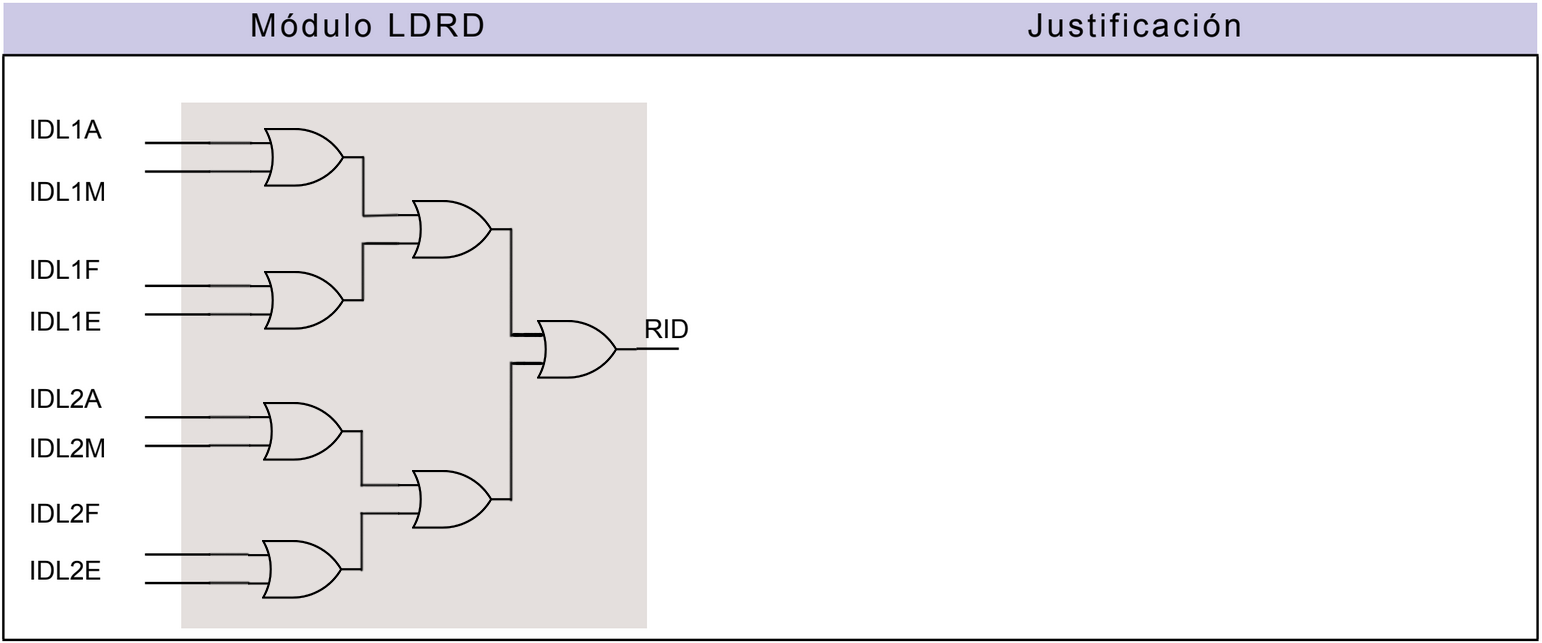
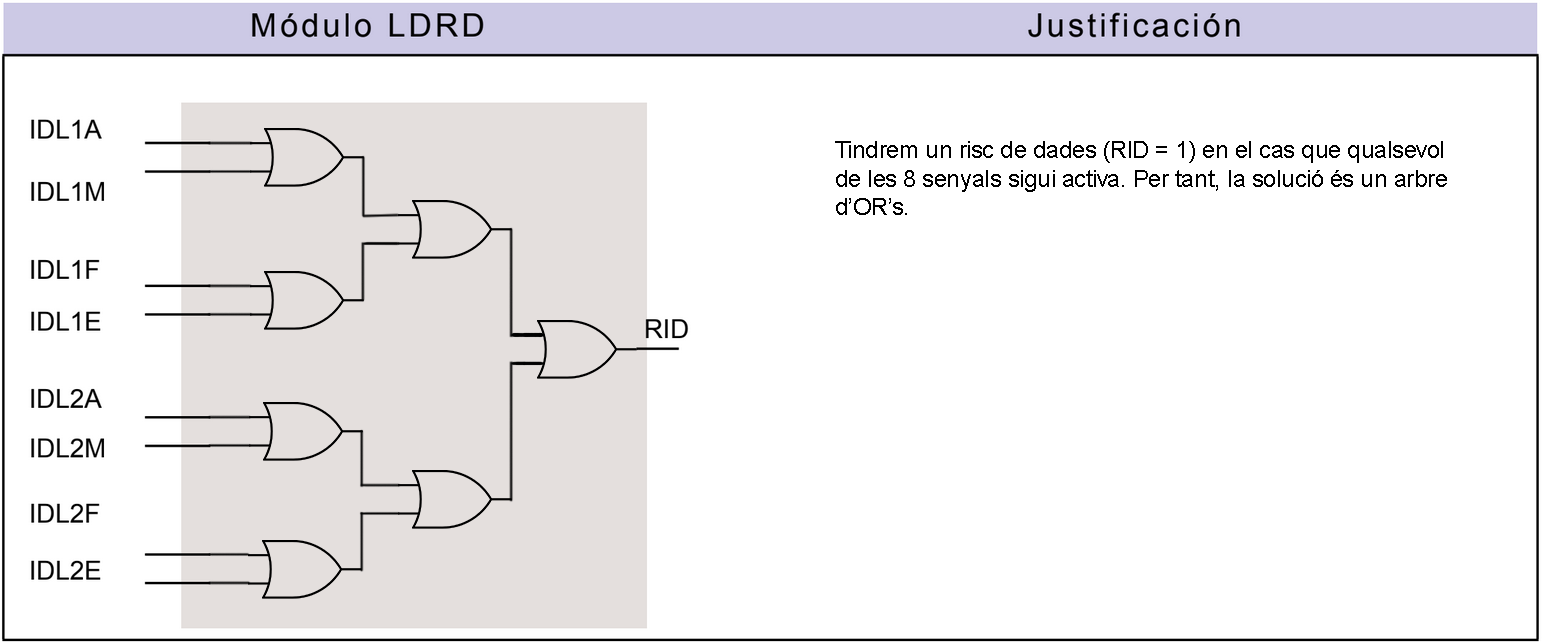
Layers edited between the first and the second 1542 × 643 image:
added layer "Tindrem un risc de dades (RID = 1) en el cas que qualsevol de l" above "Connexions" over (835, 141, 1447, 215)
